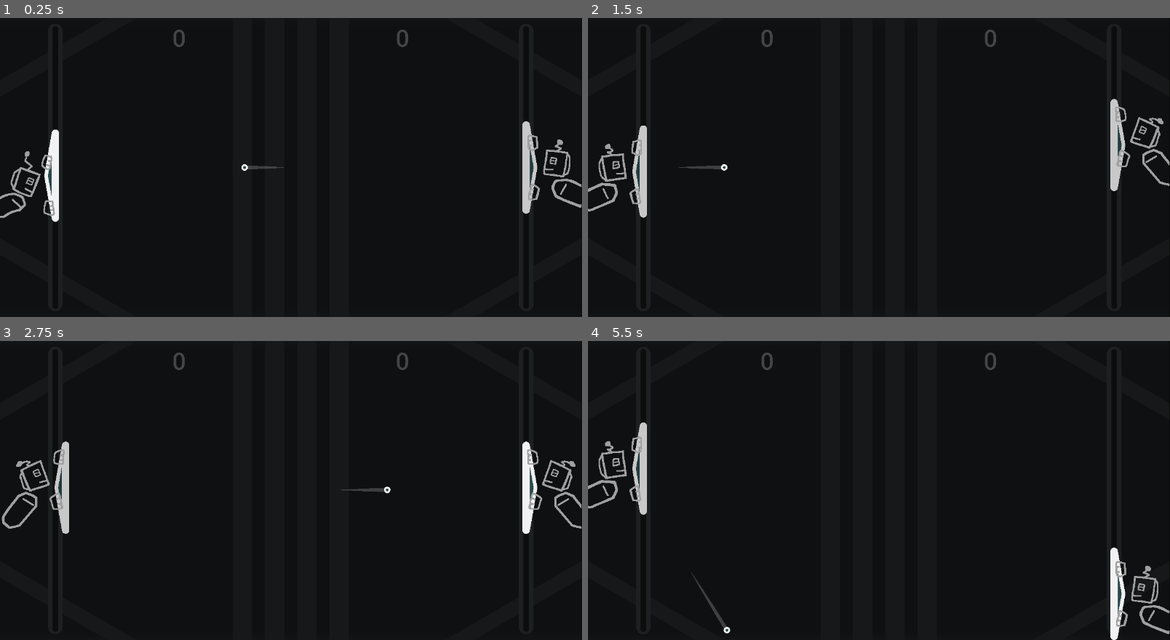
Above: before the commit, frames 1-4 (two rows, left to right).
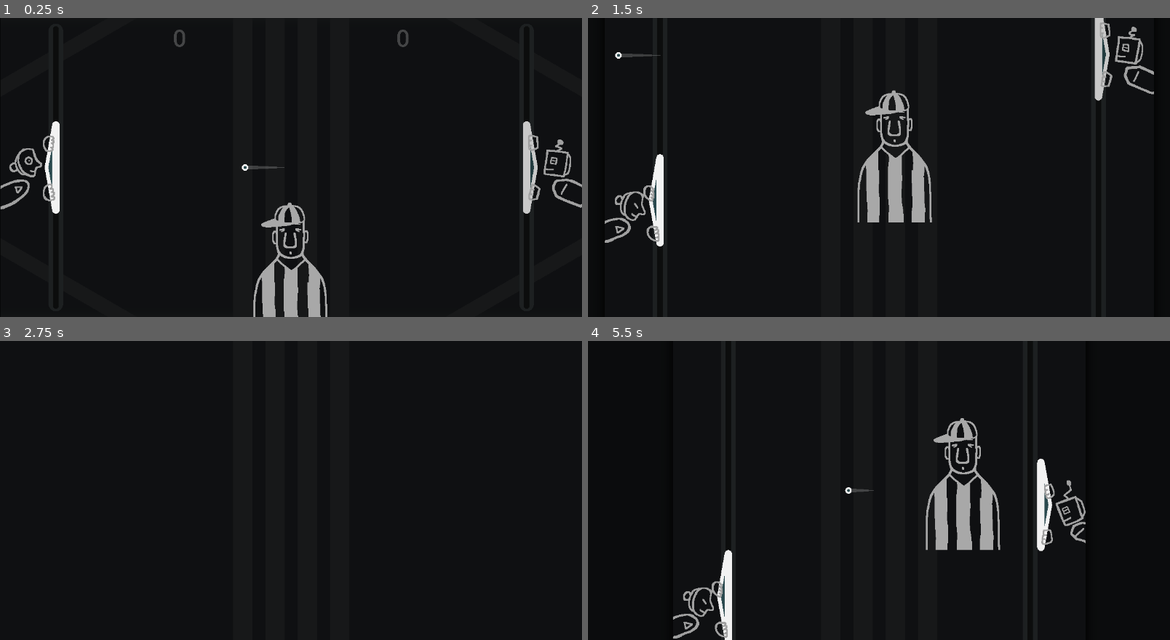
Above: after the commit, the same moments.

Repository: pixerhp/Pixers-Pong
Game: Godot game, scene res://scenes/topscenes/gameplay_topscene.tscn
Same seed, same stepped clock (60 frames per second), same inputs: the game is played once before the commit and once after it.
Inputs (mouse positions are in pixels of both pictures, inside the frame that each line leads up to):
- Up to frame 1 (0.25 s): no input
- Up to frame 2 (1.5 s): move the mouse to (1007, 152) at 0.52 s; hold D (plr1_bump_right) 0.53-1.28 s; tap T (test, bound only after the commit) at 0.6 s; click (1007, 152) at 0.67 s; move the mouse to (762, 182) at 1.27 s; hold S (plr1_down) from 1.28 s (still down); tap Shift (plr1_slow) at 1.35 s
- Up to frame 3 (2.75 s): tap T (test, bound only after the commit) at 1.55, 2.3 s; move the mouse to (349, 424) at 2.02 s; release S (plr1_down) at 2.03 s; hold D (plr1_bump_right) from 2.03 s (still down); tap Keypad 0 (plr2_slow) at 2.1 s
- Up to frame 4 (5.5 s): move the mouse to (849, 550) at 2.77 s; release D (plr1_bump_right) at 2.78 s; hold W (plr1_up) 2.78-3.53 s; tap T (test, bound only after the commit) at 2.85, 3.6, 4.55, 5.3 s; click (849, 550) at 2.92 s; move the mouse to (1053, 535) at 3.52 s; hold A (plr1_bump_left) 3.53-5.03 s; move the mouse to (704, 445) at 4.27 s; tap Shift (plr1_slow) at 4.35 s; move the mouse to (908, 490) at 5.02 s; hold S (plr1_down) from 5.03 s (still down); tap Keypad 0 (plr2_slow) at 5.1 s; click (908, 490) at 5.17 s

The runs differ from the first frame. In frame 1, 3.1% of the frame differs, in the area x 0-100%, y 4-100%; in frame 2, 6.3%; in frame 3, 2.2%; in frame 4, 6.4%, in the area x 0-100%, y 3-100%.

Commit message:
Court rescaling progress

Diff:
--- a/project.godot
+++ b/project.godot
@@ -110,6 +110,11 @@
 "events": [Object(InputEventKey,"resource_local_to_scene":false,"resource_name":"","device":-1,"window_id":0,"alt_press …(195 unchanged characters)…
 ]
 }
+test={
+"deadzone": 0.2,
+"events": [Object(InputEventKey,"resource_local_to_scene":false,"resource_name":"","device":-1,"window_id":0,"alt_pressed":false,"shift_pressed":false,"ctrl_pressed":false,"meta_pressed":false,"pressed":false,"keycode":0,"physical_keycode":84,"key_label":0,"unicode":116,"location":0,"echo":false,"script":null)
+]
+}
 
 [physics]
 
--- a/scenes/topscenes/gameplay_topscene.tscn
+++ b/scenes/topscenes/gameplay_topscene.tscn
@@ -312,7 +312,6 @@
 
 [node name="Referee" type="AnimatedSprite2D" parent="CenteringParent/ClippingParent" unique_id=1568092764]
 unique_name_in_owner = true
-visible = false
 position = Vector2(630, 526)
 sprite_frames = SubResource("SpriteFrames_81lo5")
 animation = &"idle"
--- a/scripts/autoloaded/globals.gd
+++ b/scripts/autoloaded/globals.gd
@@ -8,7 +8,7 @@
 var ball_padhit_speedup: float = 35
 var prevent_ball_backhits: bool = true
 
-var plr1_cpu_mode: int = CPU_MODES.MASTER
+var plr1_cpu_mode: int = CPU_MODES.OFF
 var plr1_force_slow: bool = false
 var plr2_cpu_mode: int = CPU_MODES.MASTER
 var plr2_force_slow: bool = false
@@ -30,7 +30,6 @@
 	BOUNCE_PREDICTOR, # Similar to converger, but can account for one bounce.
 	DOUBLE_PREDICTOR, # Similar to bounce predictor, but accounts for up to two bounces.
 	DEEP_PREDICTOR, # Predicts where the ball will go after an arbitrary number of bounces.
-
 	MASTER, # Predicts their opponent's paddle hit, and strategically tries to defeat them. Good luck.
 }
 
--- a/scripts/gameplay_script.gd
+++ b/scripts/gameplay_script.gd
@@ -12,10 +12,11 @@
 
 func reset_gameobject_positions():
 	%CenteringParent.position = Vector2(0,0)
-	#%CenteringParent.set_deferred("size", Globals.GAME_SIZE)
 	%OuterVignettePanel.position = Vector2(-25.0, -25.0)
 	%OuterVignettePanel.size = Globals.GAME_SIZE + Vector2(50.0, 50.0)
-	%ClippingParent.set_deferred("size", Globals.GAME_SIZE)
+	%OuterVignettePanel.position = (get_viewport().get_visible_rect().size / 2.0) - (%OuterVignettePanel.size / 2.0)
+	%ClippingParent.size = Globals.GAME_SIZE
+	%ClippingParent.position = (get_viewport().get_visible_rect().size / 2.0) - (Globals.GAME_SIZE / 2.0)
 	%BackgroundColorRect.custom_minimum_size = Globals.GAME_SIZE
 
 	%CornerStripTL.position = Vector2(140, 72)
@@ -48,6 +49,11 @@
 	%LeftPaddle.position = Vector2(120, Globals.GAME_SIZE.y / 2.0)
 	%RightPaddle.position = Vector2(Globals.GAME_SIZE.x - 120, Globals.GAME_SIZE.y / 2.0)
 
+	PAD_Y_TOPLIMIT = %LeftPaddle/%FrontBar.mesh.height / 2.0
+	PAD_Y_BOTTOMLIMIT = Globals.GAME_SIZE.y - (%LeftPaddle/%FrontBar.mesh.height / 2.0)
+	BALL_Y_TOPLIMIT = %BallShapeCast.shape.radius
+	BALL_Y_BOTTOMLIMIT = Globals.GAME_SIZE.y - %BallShapeCast.shape.radius
+
 const STREAK_PREFIX: String = "🗘"
 func update_scores_text():
 	%LeftScoreStreak/%ScoreContainer/%ScoreLabel.text = str(Globals.plr1_score)
@@ -73,9 +79,10 @@
 	%BallShapeCast.clear_exceptions()
 
 func _process(delta: float):
-	print(self.position)
+	if Input.is_action_just_pressed("test"):
+		Globals.GAME_SIZE = Vector2(randi_range(500, 3000), randi_range(300, 2000))
+		reset_gameobject_positions()
 	print(%CenteringParent.position)
-	print(%ClippingParent.position)
 	print()
 	checkdo_toggle_pause()
 	if not is_game_paused:
